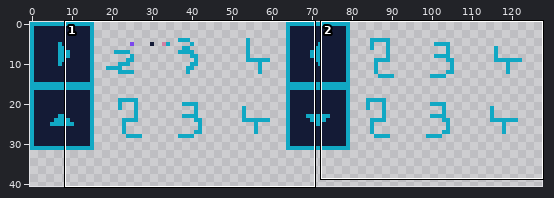
Sprite sheet, stored at src/resource/img/playerPattern.png. Above: a wide view before the commit, with the close-up outlined.
Close-up. Before the commit:
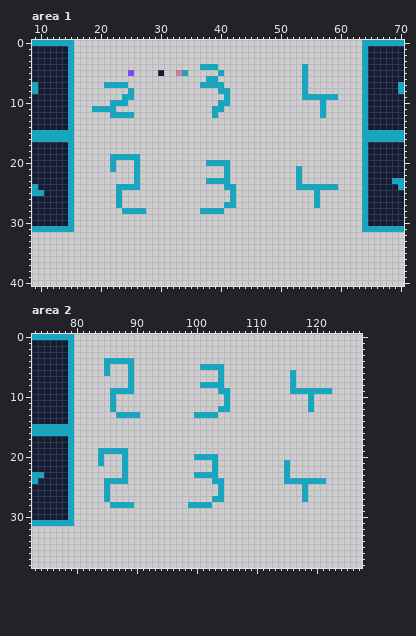
The file is 128x64 pixels. Shown: area 1: x 9..70, y 0..40; area 2: x 73..127, y 0..38. The wide view leaves out empty margins.
After the commit:
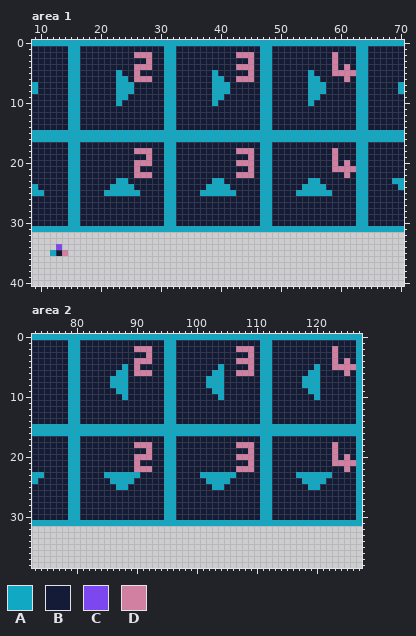
Palette (. is transparent): A #11a8c4  B #141b36  C #7c47ee  D #d180a2
Edits made:
Area 1:
y 0: x 16..63 ................................................ -> AAAAAAAAAAAAAAAAAAAAAAAAAAAAAAAAAAAAAAAAAAAAAAAA
y 1: x 16..63 ................................................ -> ABBBBBBBBBBBBBBAABBBBBBBBBBBBBBAABBBBBBBBBBBBBBA
y 2: x 16..63 ................................................ -> ABBBBBBBBBDDDBBAABBBBBBBBBBDDDBAABBBBBBBBBBDBBBA
y 3: x 16..63 ................................................ -> ABBBBBBBBBBBDBBAABBBBBBBBBBBBDBAABBBBBBBBBBDBBBA
y 4: x 16..63 .....................AAA..............A......... -> ABBBBBBBBBDDDBBAABBBBBBBBBBDDDBAABBBBBBBBBBDBDBA
y 5: x 16..29 .........C.... -> ABBBBBBABBDBBB; x 31..63 ..DA.....A.............A......... -> AABBBBBBABBBBBDBAABBBBBBABBBDDDDA
y 6: x 16..38 ......................A -> ABBBBBBAABDDDBBAABBBBBB; x 40..63 ..............A......... -> ABBDDDBAABBBBBBAABBBBDBA
y 7: x 16..22 .....AA -> ABBBBBB; x 25..38 ............AA -> ABBBBBAABBBBBB; x 41..63 .............A......... -> ABBBBBAABBBBBBAAABBBBBA
y 8: x 16..24 ......... -> ABBBBBBAA; x 26..39 .............. -> BBBBBAABBBBBBA; x 42..63 ............A......... -> BBBBBAABBBBBBAAABBBBBA
y 9: x 16..23 ........ -> ABBBBBBA; x 25..54 A...............A............A -> BBBBBBAABBBBBBAABBBBBBAABBBBBB; x 57..63 AAA.... -> BBBBBBA
y 10: x 16..22 ......A -> ABBBBBB; x 24..63 A...............AA...............A...... -> BBBBBBBAABBBBBBABBBBBBBAABBBBBBABBBBBBBA
y 11: x 16..63 ...AAAA................AA................A...... -> ABBBBBBBBBBBBBBAABBBBBBBBBBBBBBAABBBBBBBBBBBBBBA
y 12: x 16..63 ......AAAA.............A.................A...... -> ABBBBBBBBBBBBBBAABBBBBBBBBBBBBBAABBBBBBBBBBBBBBA
y 13..14: x 16..63 ................................................ -> ABBBBBBBBBBBBBBAABBBBBBBBBBBBBBAABBBBBBBBBBBBBBA
y 15..16: x 16..63 ................................................ -> AAAAAAAAAAAAAAAAAAAAAAAAAAAAAAAAAAAAAAAAAAAAAAAA
y 17: x 16..63 ................................................ -> ABBBBBBBBBBBBBBAABBBBBBBBBBBBBBAABBBBBBBBBBBBBBA
y 18: x 16..63 ................................................ -> ABBBBBBBBBDDDBBAABBBBBBBBBBDDDBAABBBBBBBBBBDBBBA
y 19: x 16..63 ......AAAAA..................................... -> ABBBBBBBBBBBDBBAABBBBBBBBBBBBDBAABBBBBBBBBBDBBBA
y 20: x 16..63 ......A...A...........AAAA...................... -> ABBBBBBBBBDDDBBAABBBBBBBBBBDDDBAABBBBBBBBBBDBDBA
y 21: x 16..63 ......A...A..............A...........A.......... -> ABBBBBBBBBDBBBBAABBBBBBBBBBBBDBAABBBBBBBBBBDDDDA
y 22: x 16..63 ..........A..............A...........A.......... -> ABBBBBBBBBDDDBBAABBBBBBBBBBDDDBAABBBBBBBBBBBBDBA
y 23: x 16..38 ..........A...........A -> ABBBBBBAABBBBBBAABBBBBB; x 41..63 A...........A.......... -> BBBBBBAABBBBBBAABBBBBBA
y 24: x 16..22 ....... -> ABBBBBA; x 26..40 A.............. -> BBBBBAABBBBBAAA; x 42..53 A..........A -> BBBBBAABBBBB; x 58..63 AA.... -> BBBBBA
y 25: x 16..22 ....... -> ABBBBAA; x 24..41 .................. -> AAABBBBAABBBBAAAAA; x 43..55 ............. -> BBBBAABBBBAAA; x 57..63 ....... -> AABBBBA
y 26: x 16..63 .......A..................A.............A....... -> ABBBBBBBBBBBBBBAABBBBBBBBBBBBBBAABBBBBBBBBBBBBBA
y 27: x 16..63 .......A.................AA.............A....... -> ABBBBBBBBBBBBBBAABBBBBBBBBBBBBBAABBBBBBBBBBBBBBA
y 28: x 16..63 ........AAAA.........AAAA....................... -> ABBBBBBBBBBBBBBAABBBBBBBBBBBBBBAABBBBBBBBBBBBBBA
y 29..30: x 16..63 ................................................ -> ABBBBBBBBBBBBBBAABBBBBBBBBBBBBBAABBBBBBBBBBBBBBA
y 31: x 16..63 ................................................ -> AAAAAAAAAAAAAAAAAAAAAAAAAAAAAAAAAAAAAAAAAAAAAAAA
y 34: x 13 . -> C
y 35: x 12..14 ... -> ABD
Area 2:
y 0: x 80..127 ................................................ -> AAAAAAAAAAAAAAAAAAAAAAAAAAAAAAAAAAAAAAAAAAAAAAAA
y 1: x 80..127 ................................................ -> ABBBBBBBBBBBBBBAABBBBBBBBBBBBBBAABBBBBBBBBBBBBBA
y 2: x 80..127 ................................................ -> ABBBBBBBBBDDDBBAABBBBBBBBBBDDDBAABBBBBBBBBBDBBBA
y 3: x 80..127 ................................................ -> ABBBBBBBBBBBDBBAABBBBBBBBBBBBDBAABBBBBBBBBBDBBBA
y 4: x 80..127 .....AAAAA...................................... -> ABBBBBBBBBDDDBBAABBBBBBBBBBDDDBAABBBBBBBBBBDBDBA
y 5: x 80..103 .....A...A...........AAA -> ABBBBBBBABDBBBBAABBBBBBB; x 105..127 ....................... -> BBBBDBAABBBBBBBABBDDDDA
y 6: x 80..103 .....A...A.............. -> ABBBBBBAABDDDBBAABBBBBBA; x 105..127 ...........A........... -> BBDDDBAABBBBBBAABBBBDBA
y 7: x 80..103 .........A.............. -> ABBBBBAAABBBBBBAABBBBBAA; x 105..127 ...........A........... -> BBBBBBAABBBBBAAABBBBBBA
y 8: x 80..101 .........A...........A -> ABBBBBAAABBBBBBAABBBBB; x 105..127 ...........A........... -> BBBBBBAABBBBBAAABBBBBBA
y 9: x 80..86 ......A -> ABBBBBB; x 89..103 A.............. -> BBBBBBAABBBBBBA; x 105..118 A..........AAA -> BBBBBBAABBBBBB; x 121..127 AA..... -> BBBBBBA
y 10: x 80..127 ......A..................A.............A........ -> ABBBBBBBABBBBBBAABBBBBBBABBBBBBAABBBBBBBABBBBBBA
y 11: x 80..127 ......A..................A.............A........ -> ABBBBBBBBBBBBBBAABBBBBBBBBBBBBBAABBBBBBBBBBBBBBA
y 12: x 80..127 ......A.................AA.............A........ -> ABBBBBBBBBBBBBBAABBBBBBBBBBBBBBAABBBBBBBBBBBBBBA
y 13: x 80..127 .......AAAA.........AAAA........................ -> ABBBBBBBBBBBBBBAABBBBBBBBBBBBBBAABBBBBBBBBBBBBBA
y 14: x 80..127 ................................................ -> ABBBBBBBBBBBBBBAABBBBBBBBBBBBBBAABBBBBBBBBBBBBBA
y 15..16: x 80..127 ................................................ -> AAAAAAAAAAAAAAAAAAAAAAAAAAAAAAAAAAAAAAAAAAAAAAAA
y 17: x 80..127 ................................................ -> ABBBBBBBBBBBBBBAABBBBBBBBBBBBBBAABBBBBBBBBBBBBBA
y 18: x 80..127 ................................................ -> ABBBBBBBBBDDDBBAABBBBBBBBBBDDDBAABBBBBBBBBBDBBBA
y 19: x 80..127 ....AAAAA....................................... -> ABBBBBBBBBBBDBBAABBBBBBBBBBBBDBAABBBBBBBBBBDBBBA
y 20: x 80..127 ....A...A...........AAAA........................ -> ABBBBBBBBBDDDBBAABBBBBBBBBBDDDBAABBBBBBBBBBDBDBA
y 21: x 80..127 ....A...A..............A...........A............ -> ABBBBBBBBBDBBBBAABBBBBBBBBBBBDBAABBBBBBBBBBDDDDA
y 22: x 80..127 ........A..............A...........A............ -> ABBBBBBBBBDDDBBAABBBBBBBBBBDDDBAABBBBBBBBBBBBDBA
y 23: x 80..87 ........ -> ABBBBAAA; x 89..100 ...........A -> AABBBBAABBBB; x 104..127 ...........A............ -> AAABBBBAABBBBAAAAAABBBBA
y 24: x 80..85 .....A -> ABBBBB; x 89..102 .............. -> ABBBBBAABBBBBA; x 105..117 ..........AAA -> ABBBBBAABBBBB; x 122..127 ...... -> BBBBBA
y 25: x 80..103 .....A.................. -> ABBBBBBAABBBBBBAABBBBBBA; x 105..127 .............A......... -> BBBBBBAABBBBBBAABBBBBBA
y 26: x 80..127 .....A..................A.............A......... -> ABBBBBBBBBBBBBBAABBBBBBBBBBBBBBAABBBBBBBBBBBBBBA
y 27: x 80..127 .....A.................AA.............A......... -> ABBBBBBBBBBBBBBAABBBBBBBBBBBBBBAABBBBBBBBBBBBBBA
y 28: x 80..127 ......AAAA.........AAAA......................... -> ABBBBBBBBBBBBBBAABBBBBBBBBBBBBBAABBBBBBBBBBBBBBA
y 29..30: x 80..127 ................................................ -> ABBBBBBBBBBBBBBAABBBBBBBBBBBBBBAABBBBBBBBBBBBBBA
y 31: x 80..127 ................................................ -> AAAAAAAAAAAAAAAAAAAAAAAAAAAAAAAAAAAAAAAAAAAAAAAA
Boxes around the changes in both close-ups, in picture pixels (x1, y1, x2, y2):
changed: (50, 40, 362, 256)
changed: (74, 334, 362, 526)
